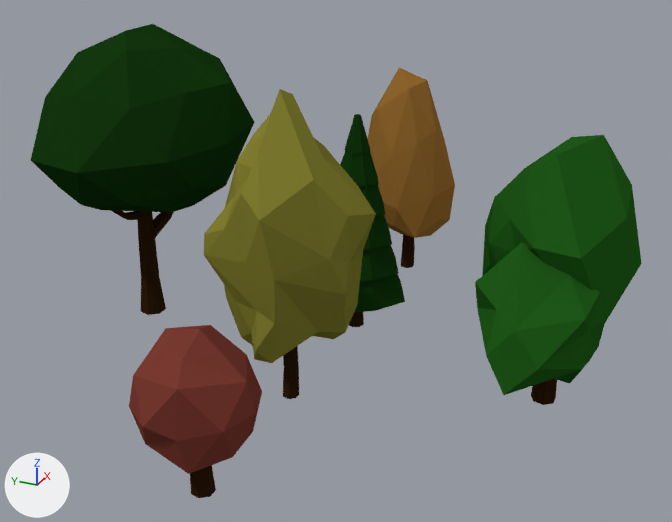
The Blender file libs/envs/highway/trees.blend as it was, and as the next commit left it.
Camera for both pictures: a 50 mm camera at (-24.31, -11.09, 15.38) aimed at (-0.67, -0.46, 3.56). Arrows for +X, +Y and +Z are at lower left; the lights stay in place.

The first picture shows 'Pine_Tree', 'Tree.000', 'Tree.001', 'Tree.002', 'Tree.003', 'Tree.004'.
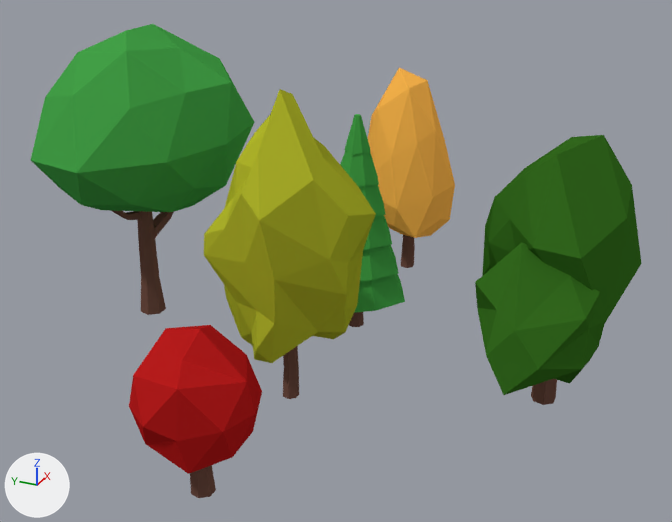
Boxes (x1, y1, x2, y2) around the edits, measured in the pictures (672 x 522 px):
'Tree.002', recoloured: (31, 24, 254, 315) in both
'Tree.004', recoloured: (475, 135, 642, 405) in both
'Tree.001', recoloured: (204, 89, 376, 399) in both
'Tree.003', recoloured: (129, 325, 262, 498) in both
'Tree.000', recoloured (brown to orange): (368, 68, 455, 268) in both
'Pine_Tree', recoloured: (340, 114, 405, 327) in both

Patch to the scene script:
```diff
--- a/libs/envs/highway/trees.blend.py
+++ b/libs/envs/highway/trees.blend.py
@@ mat_bark @@
 mat_bark = diffuse_material('bark')
-mat_bark.base_color = (0.0291, 0.0127, 0.0036)  # brown #301e0c
+mat_bark.base_color = (0.153, 0.0723, 0.0529)  # brown #6d4c41
@@ mat_orange @@
 mat_orange = diffuse_material('Orange')
-mat_orange.base_color = (0.296, 0.142, 0.0287)  # brown #94692f
+mat_orange.base_color = (1.0, 0.474, 0.0742)  # orange #ffb74d
@@ mat_yellow @@
 mat_yellow = diffuse_material('Yellow')
-mat_yellow.base_color = (0.227, 0.213, 0.032)  # yellow #837f32
+mat_yellow.base_color = (0.429, 0.456, 0.0242)  # yellow #afb42b
@@ mat_leaves @@
 mat_leaves = diffuse_material('leaves')
-mat_leaves.base_color = (0.0072, 0.0397, 0.00499)  # dark green #143810
+mat_leaves.base_color = (0.0561, 0.352, 0.063)  # green #43a047
@@ mat_red @@
 mat_red = diffuse_material('red')
-mat_red.base_color = (0.19, 0.043, 0.031)  # dark red #793a31
+mat_red.base_color = (0.474, 0.0116, 0.0116)  # red #b71c1c
```
